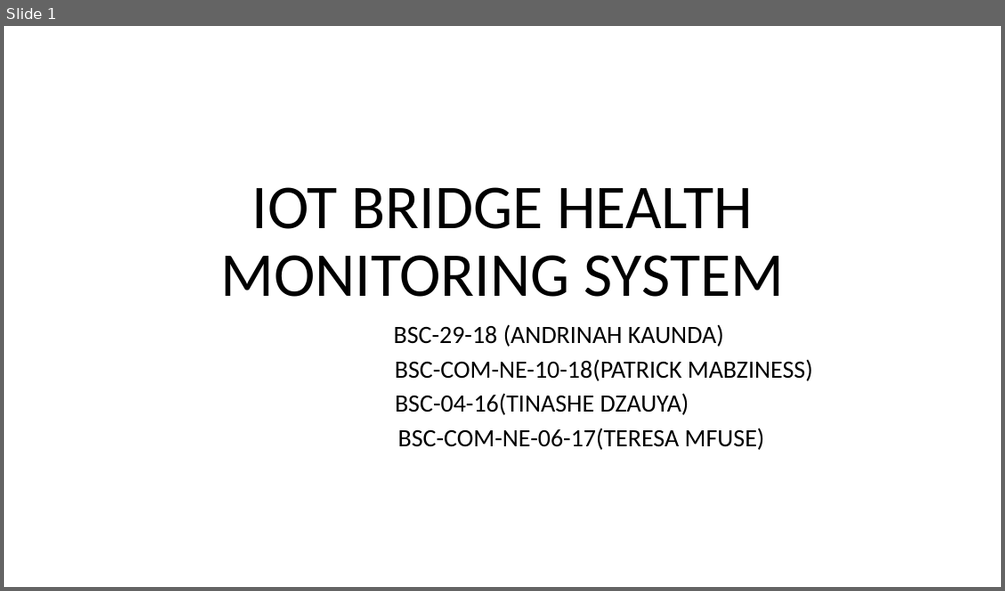
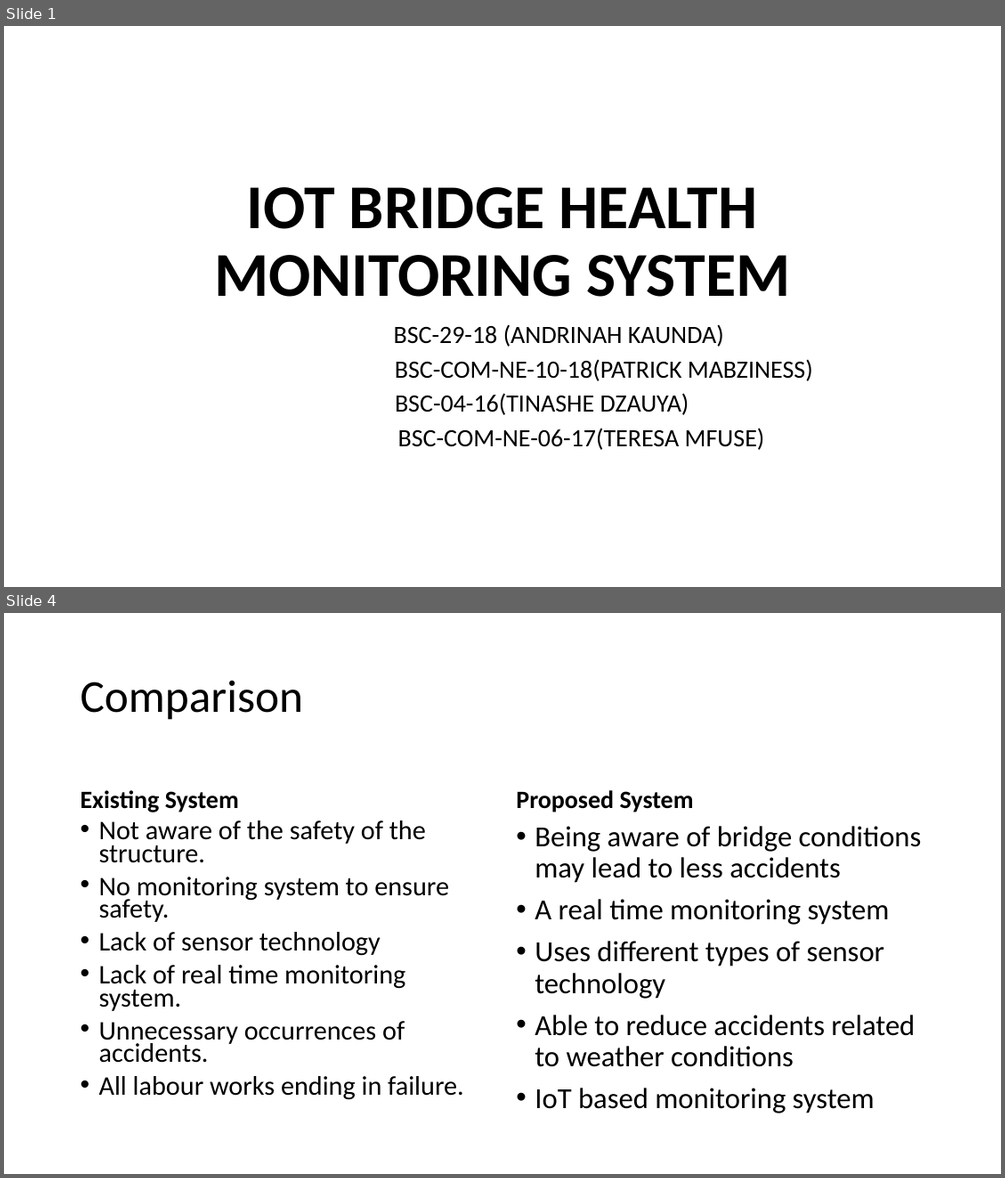
Before and after one commit to patrickmabziness360/Bridge_Health_Monitoring_System, a slide deck: Project Documents/IOT BRIDGE HEALTH MONITORING SYSTEM.pptx. Shown one above the other, each under a label of ours: slide 1 before the commit, slides 1 and 4 after it; the slides between them are not shown. The pictures are 1005x591 and 1005x1178 pixels, drawn with LibreOffice and Linux fonts; fonts in the diff are those of the drawing. Boxes give left, top, right and bottom in pixels: in the first picture for what was removed or moved away, otherwise in the second. Text is boxed around its words. In the diff, an @@ line names an element or a change of style, - is before the commit and + after.

```diff
--- a/Project Documents/IOT BRIDGE HEALTH MONITORING SYSTEM.pptx
+++ b/Project Documents/IOT BRIDGE HEALTH MONITORING SYSTEM.pptx
@@ slide 4 added at [4,613,1001,1174], background #FFFFFF @@
@@ title added at [81,680,304,720], 44 pt, text #000000 @@
+Comparison
@@ text added at [81,790,239,812], 24 pt, text #000000, bold @@
+Existing System
@@ text added at [516,790,694,812], 24 pt, text #000000, bold @@
+Proposed System
@@ text added at [99,820,464,1100], 25.9 pt, text #000000 @@
+• Not aware of the safety of the structure.
+• No monitoring system to ensure safety.
+• Lack of sensor technology
+• Lack of real time monitoring system.
+• Unnecessary occurrences of accidents.
+• All labour works ending in failure.
@@ text added at [534,826,922,1113], 28 pt, text #000000 @@
+• Being aware of bridge conditions may lead to less accidents
+• A real time monitoring system
+• Uses different types of sensor technology
+• Able to reduce accidents related to weather conditions
+• IoT based monitoring system
@@ slide 1 changed as well @@
@@ title "IOT BRIDGE HEALTH MONITORING SYSTEM" at [214,187,790,297]: bold on @@
```
Also in this commit, not shown: 2 other slides changed, 2 other slides added, 2 slides removed, 47 other files.
